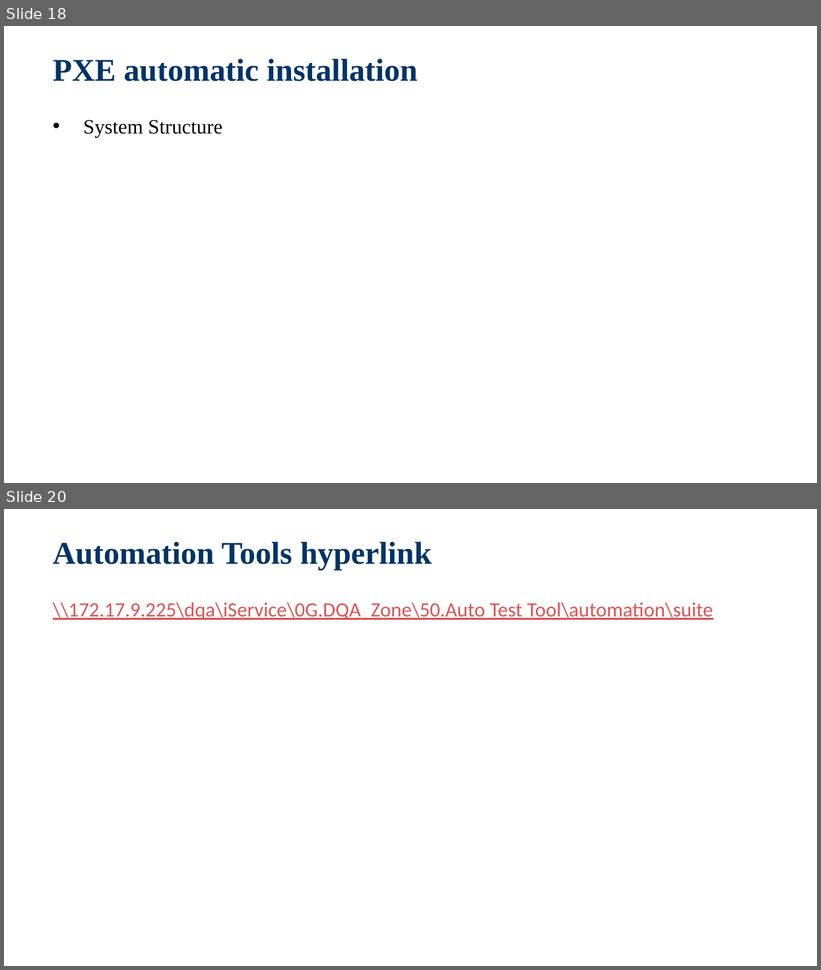
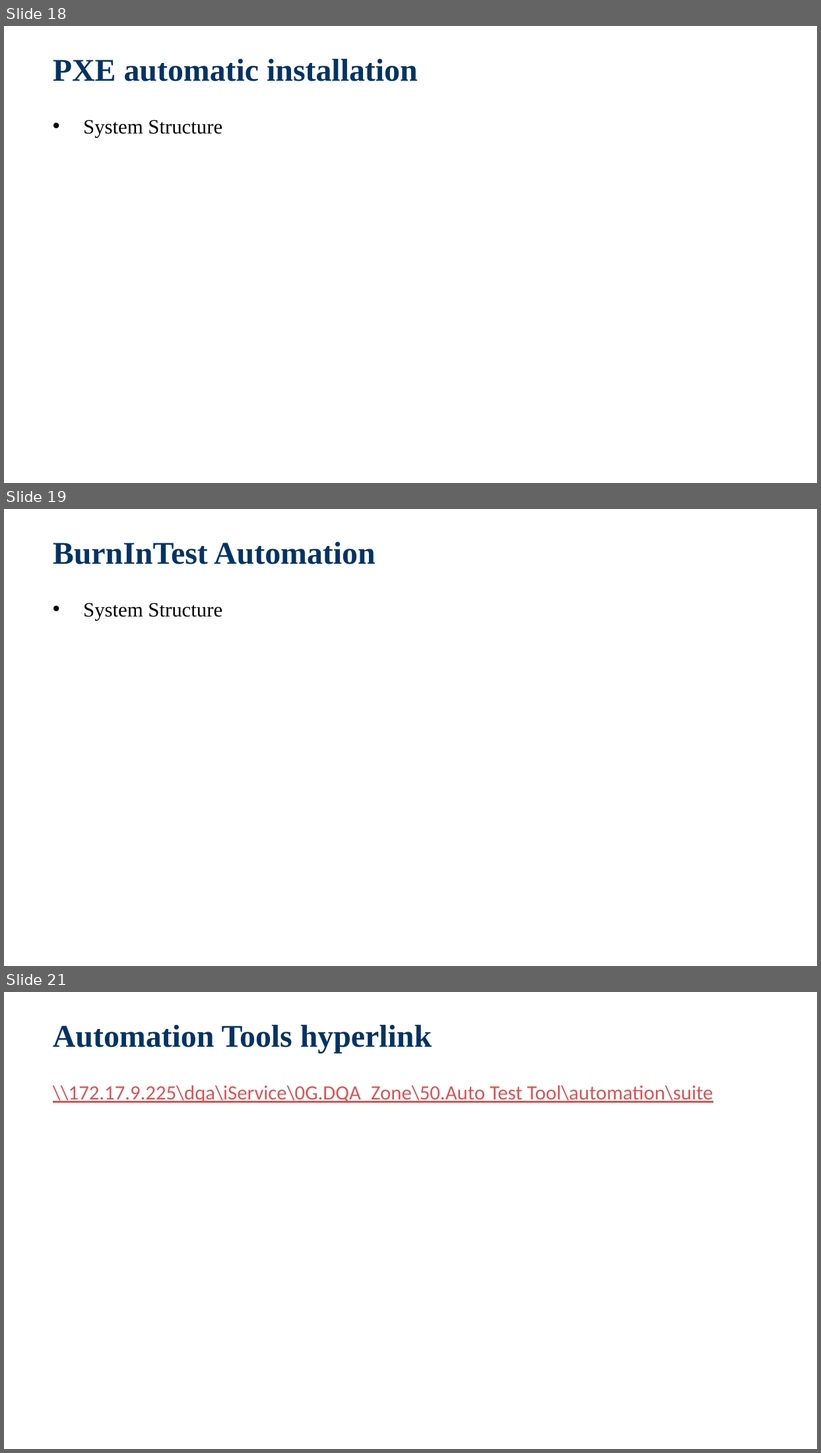
Before and after one commit to jackiejay888/automation, a slide deck: kpi/Test Automation_Demo.pptx. Shown one above the other, each under a label of ours: slides 18 and 20 before the commit, slides 18, 19 and 21 after it; the slides between them are not shown. The pictures are 821x970 and 821x1453 pixels, drawn with LibreOffice and Linux fonts; fonts in the diff are those of the drawing; background and template pictures are left out. Boxes give left, top, right and bottom in pixels: in the first picture for what was removed or moved away, otherwise in the second. Text is boxed around its words. In the diff, an @@ line names an element or a change of style, - is before the commit and + after.

Commit message:
update test automation for Q1 ppt

```diff
--- a/kpi/Test Automation_Demo.pptx
+++ b/kpi/Test Automation_Demo.pptx
@@ slide 19 added at bbox=[4, 509, 817, 966], background picture (left out) @@
@@ title added at bbox=[53, 541, 376, 564], 28 pt, text #003366, bold @@
+BurnInTest Automation
@@ text added at bbox=[83, 603, 222, 621], 18 pt, text #000000 @@
+  • System Structure
@@ what was slide 20 is now slide 21 @@
```
Also in this commit, not shown: 9 slides changed.
